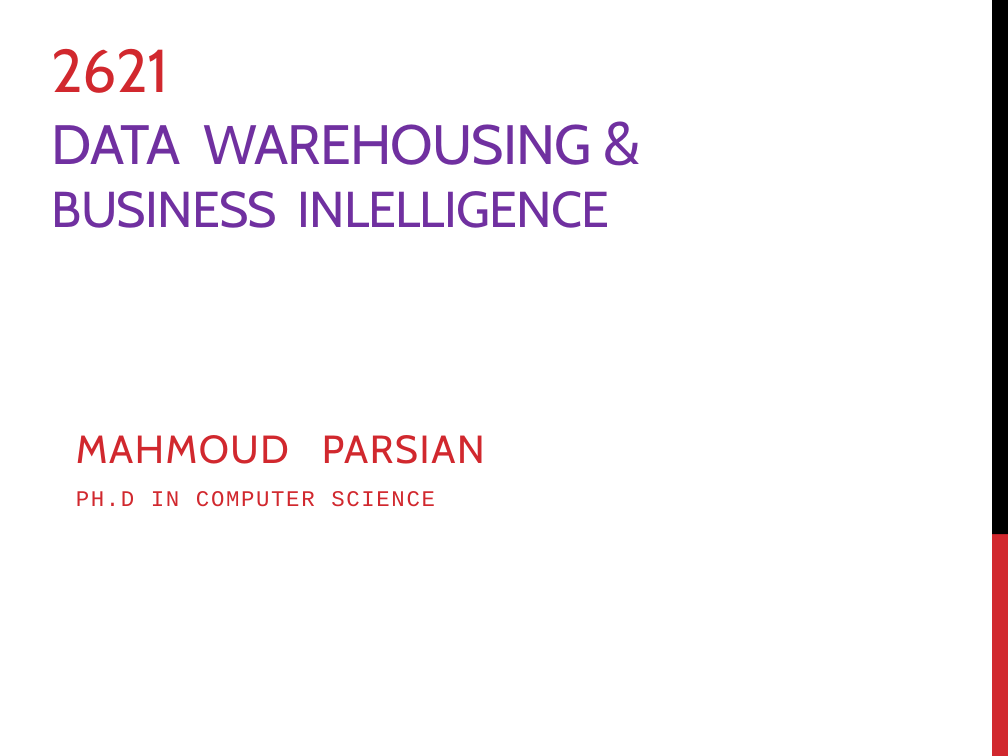
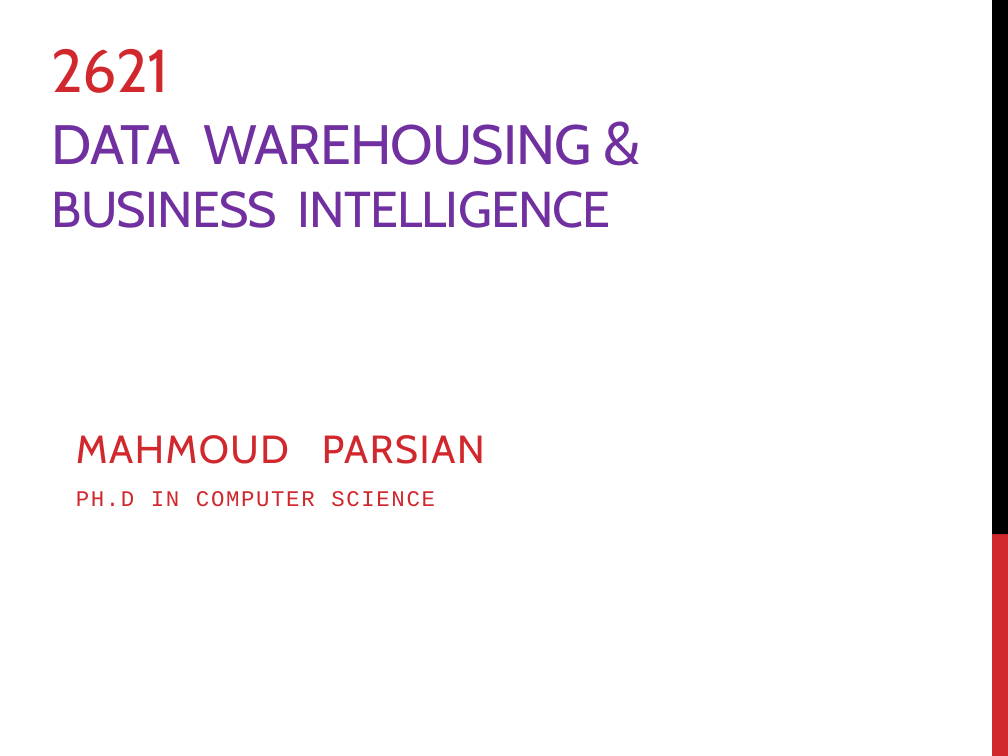
Before and after one commit to mahmoudparsian/data-warehousing, a slide deck: slide 1 of syllabus/week-01-course-outline-and-intro-to-DW/course_outline_and_DW_concepts/01_introduction_to_DW_course.pptx. Drawn at 1008x756 pixels with LibreOffice and Linux fonts; fonts in the diff are those of the drawing. Boxes give left, top, right and bottom in pixels: in the first picture for what was removed or moved away, otherwise in the second. Text is boxed around its words. In the diff, an @@ line names an element or a change of style, - is before the commit and + after.

```diff
--- a/syllabus/week-01-course-outline-and-intro-to-DW/course_outline_and_DW_concepts/01_introduction_to_DW_course.pptx
+++ b/syllabus/week-01-course-outline-and-intro-to-DW/course_outline_and_DW_concepts/01_introduction_to_DW_course.pptx
@@ title at [52,49,611,228]: text changed @@
-2621
-DATA WAREHOUSING &
-BUSINESS INLELLIGENCE
+2621
+DATA WAREHOUSING &
+BUSINESS INTELLIGENCE
```
Also in this commit, not shown: 5 other slides changed, 2 other files.
